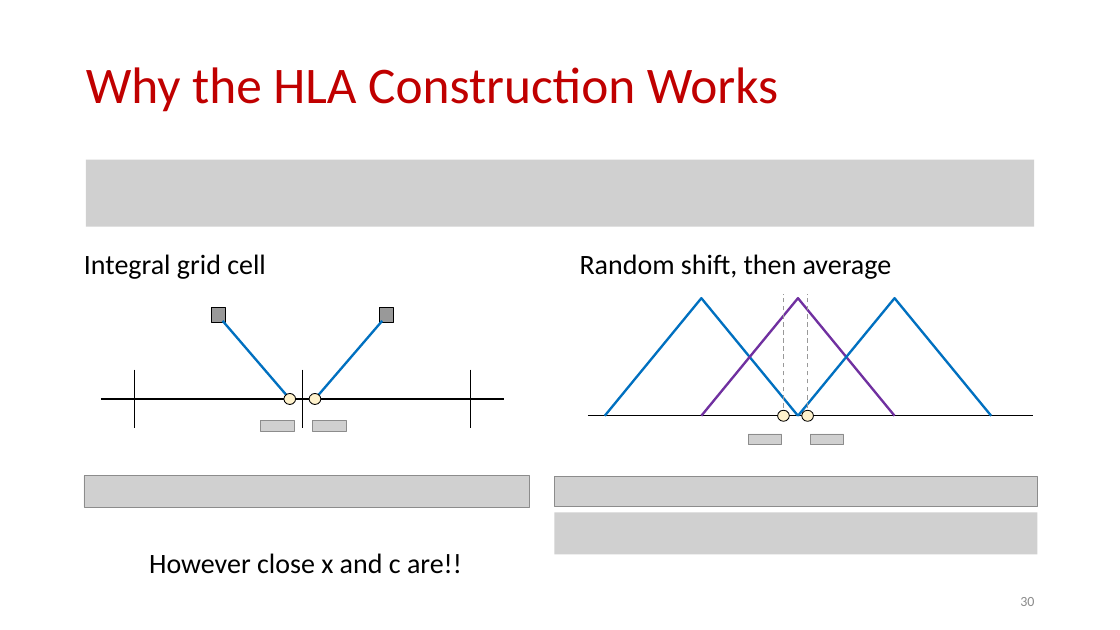
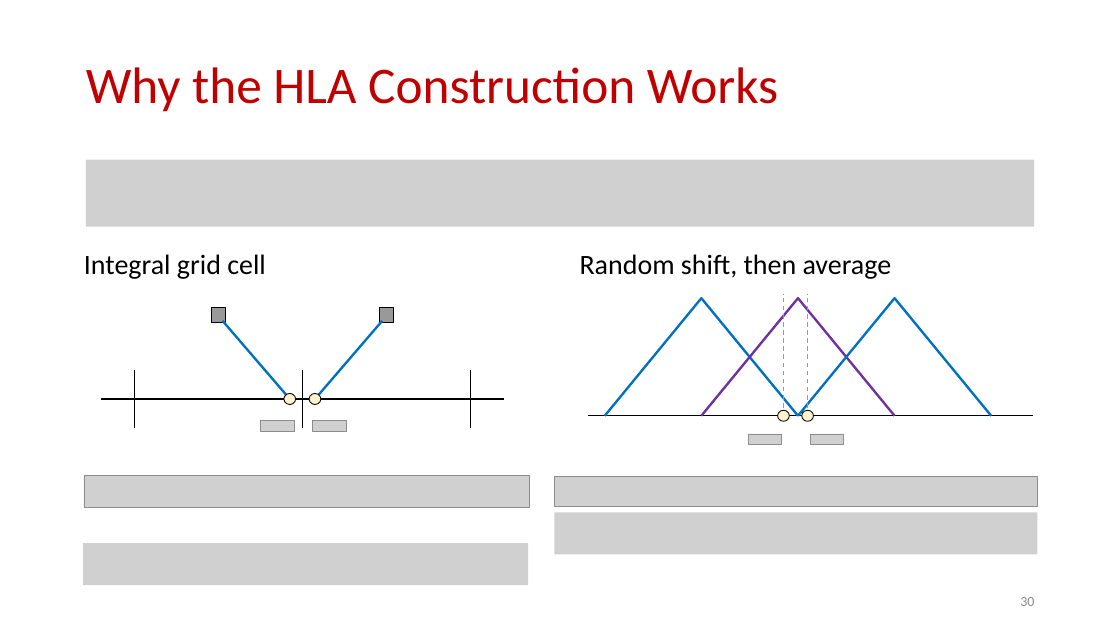
Before and after one commit to samsonzhou/samsonzhou.github.io, a slide deck: slide 30 of other-talks/stoc-talk-clustering.pptx. Drawn at 1120x630 pixels with LibreOffice and Linux fonts; fonts in the diff are those of the drawing; grey boxes stand for pictures. Boxes give left, top, right and bottom in pixels: in the first picture for what was removed or moved away, otherwise in the second. Text is boxed around its words. In the diff, an @@ line names an element or a change of style, - is before the commit and + after.

```diff
--- a/other-talks/stoc-talk-clustering.pptx
+++ b/other-talks/stoc-talk-clustering.pptx
@@ picture added at bbox=[83, 544, 528, 586] @@
@@ text removed at bbox=[149, 553, 462, 574] @@
-However close x and c are!!
```
Also in this commit, not shown: 5 other slides changed, 11 other files.
